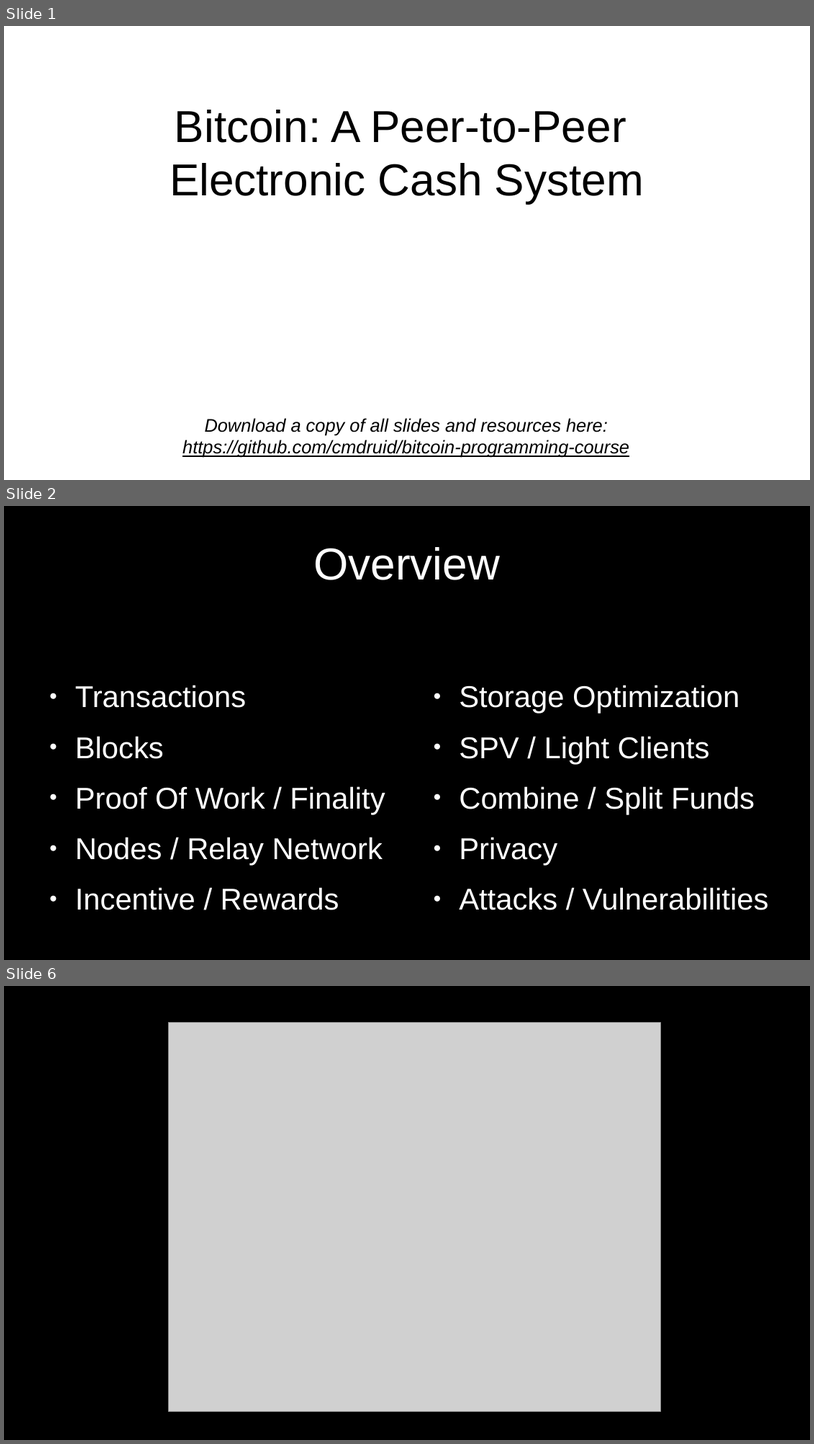
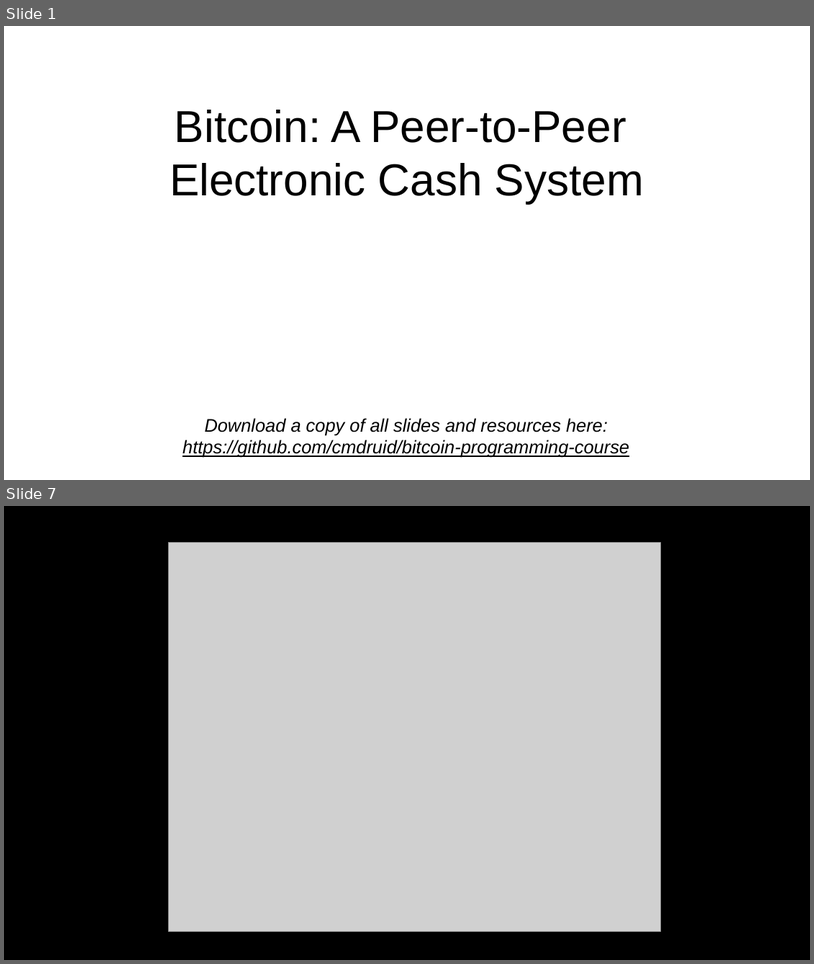
Before and after one commit to cmdruid/bitcoin-programming, a slide deck: slides/bitcoin-whitepaper-review.odp. Shown one above the other, each under a label of ours: slides 1, 2 and 6 before the commit, slides 1 and 7 after it; the slides between them are not shown. The pictures are 814x1444 and 814x964 pixels, drawn with LibreOffice and Linux fonts; fonts in the diff are those of the drawing; grey boxes stand for pictures. Boxes give left, top, right and bottom in pixels: in the first picture for what was removed or moved away, otherwise in the second. Text is boxed around its words. In the diff, an @@ line names an element or a change of style, - is before the commit and + after.

```diff
--- a/slides/bitcoin-whitepaper-review.odp
+++ b/slides/bitcoin-whitepaper-review.odp
@@ slide 2 removed at (4, 506, 810, 960), background #000000 @@
@@ title removed at (314, 547, 500, 580) @@
-Overview
@@ text removed at (75, 685, 385, 910) @@
-● Transactions
-● Blocks
-● Proof Of Work / Finality
-● Nodes / Relay Network
-● Incentive / Rewards
@@ text removed at (459, 685, 769, 910) @@
-● Storage Optimization
-● SPV / Light Clients
-● Combine / Split Funds
-● Privacy
-● Attacks / Vulnerabilities
@@ what was slide 6 is now slide 7 @@
```
Also in this commit, not shown: 7 slides changed, 3 slides added.
